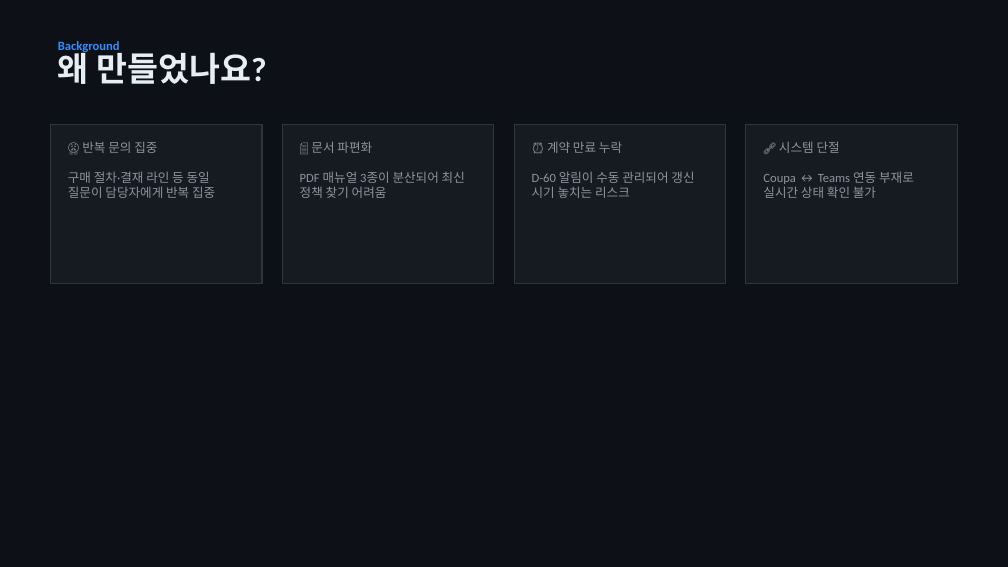
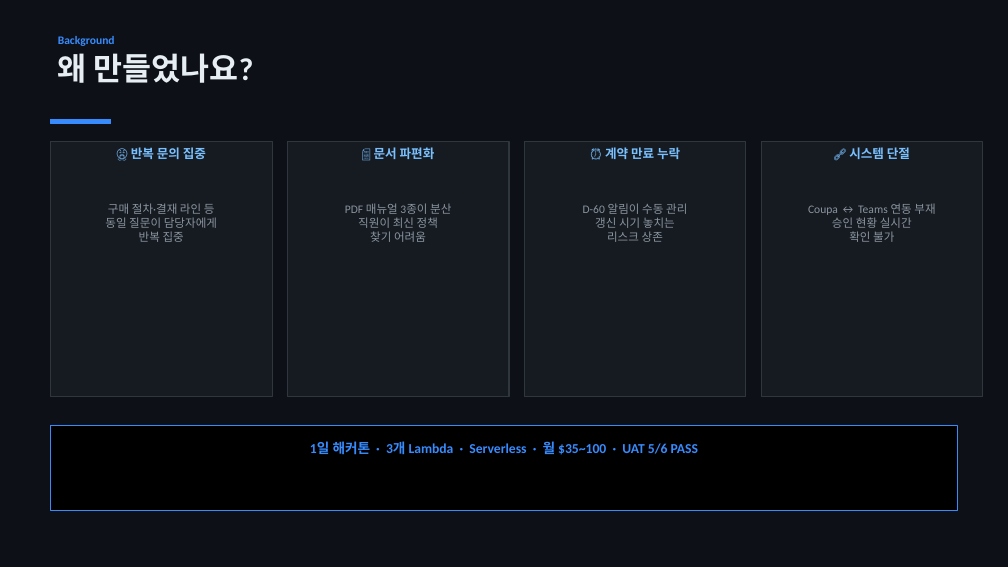
Before and after one commit to gitskur/unikiro, a slide deck: slide 2 of docs/Coupa_AI_Facilitator.pptx. Drawn at 1008x567 pixels with LibreOffice and Linux fonts; fonts in the diff are those of the drawing. Boxes give left, top, right and bottom in pixels: in the first picture for what was removed or moved away, otherwise in the second. Text is boxed around its words. In the diff, an @@ line names an element or a change of style, - is before the commit and + after.

```diff
--- a/docs/Coupa_AI_Facilitator.pptx
+++ b/docs/Coupa_AI_Facilitator.pptx
@@ text "왜 만들었나요?" at (58, 53, 254, 83): size 32 to 30 pt @@
@@ text "Background" at (58, 36, 115, 46): size 12 to 11 pt @@
@@ rectangle added at (51, 119, 111, 123), fill #388BFD, outline #388BFD 1 pt @@
@@ rectangle: place and size @@
-rectangle at (51, 125, 262, 284)
+rectangle at (51, 142, 272, 398)
@@ text added at (131, 147, 206, 159), 12 pt, text #79C0FF, bold @@
+😤 반복 문의 집중
@@ rectangle removed at (282, 125, 494, 284) @@
@@ rectangle: place and size @@
-rectangle at (514, 125, 726, 284)
+rectangle at (287, 142, 509, 398)
@@ text added at (374, 147, 435, 159), 12 pt, text #79C0FF, bold @@
+📄 문서 파편화
@@ rectangle added at (524, 142, 746, 398), fill #161B22, outline #30363D 1 pt @@
@@ text added at (605, 147, 680, 159), 12 pt, text #79C0FF, bold @@
+⏰ 계약 만료 누락
@@ rectangle: place and size @@
-rectangle at (746, 125, 958, 284)
+rectangle at (761, 142, 983, 398)
@@ text added at (849, 147, 910, 159), 12 pt, text #79C0FF, bold @@
+🔗 시스템 단절
@@ text at (105, 203, 217, 242): text changed; size 12 to 11 pt @@
-😤 반복 문의 집중
-구매 절차·결재 라인 등 동일 질문이 담당자에게 반복 집중
+구매 절차·결재 라인 등
+동일 질문이 담당자에게
+반복 집중
@@ text at (345, 203, 451, 242): text changed; size 12 to 11 pt @@
-📄 문서 파편화
-PDF 매뉴얼 3종이 분산되어 최신 정책 찾기 어려움
+PDF 매뉴얼 3종이 분산
+직원이 최신 정책
+찾기 어려움
@@ text at (583, 203, 687, 242): text changed; size 12 to 11 pt @@
-⏰ 계약 만료 누락
-D-60 알림이 수동 관리되어 갱신 시기 놓치는 리스크
+D-60 알림이 수동 관리
+갱신 시기 놓치는
+리스크 상존
@@ text at (808, 203, 935, 242): text changed; size 12 to 11 pt @@
-🔗 시스템 단절
-Coupa ↔ Teams 연동 부재로 실시간 상태 확인 불가
+Coupa ↔ Teams 연동 부재
+승인 현황 실시간
+확인 불가
@@ rectangle added at (51, 425, 958, 510), fill #000000, outline #388BFD 1 pt @@
@@ text added at (310, 441, 698, 455), 13 pt, text #388BFD, bold @@
+1일 해커톤 · 3개 Lambda · Serverless · 월 $35~100 · UAT 5/6 PASS
```
Also in this commit, not shown: 6 other slides changed, 2 slides added, 1 other file.
